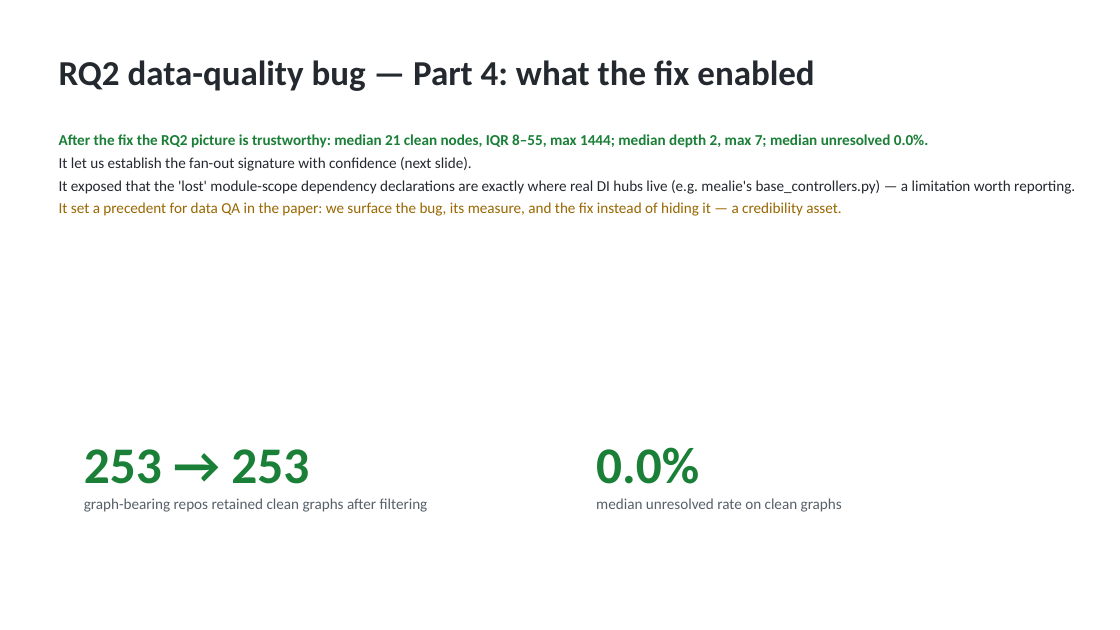
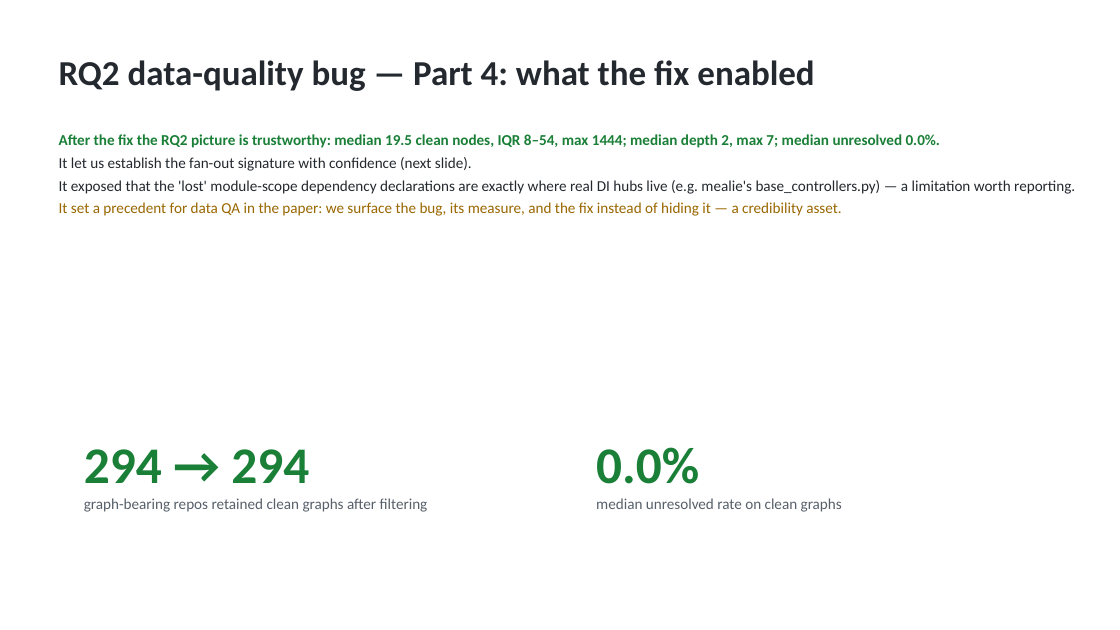
Before and after one commit to codeCrack-01/fastapi-di-empirical-study, a slide deck: slide 18 of analysis/out/fastapi_di_presentation.pptx. Drawn at 1120x630 pixels with LibreOffice and Linux fonts; fonts in the diff are those of the drawing. Boxes give left, top, right and bottom in pixels: in the first picture for what was removed or moved away, otherwise in the second. Text is boxed around its words. In the diff, an @@ line names an element or a change of style, - is before the commit and + after.

```diff
--- a/analysis/out/fastapi_di_presentation.pptx
+++ b/analysis/out/fastapi_di_presentation.pptx
@@ text at (59, 134, 940, 148): text changed @@
-After the fix the RQ2 picture is trustworthy: median 21 clean nodes, IQR 8–55, max 1444; median depth 2, max 7; median unresolved 0.0%.
+After the fix the RQ2 picture is trustworthy: median 19.5 clean nodes, IQR 8–54, max 1444; median depth 2, max 7; median unresolved 0.0%.
@@ text at (84, 449, 309, 483): text changed @@
-253 → 253
+294 → 294
```
Also in this commit, not shown: 19 other slides changed, 29 other files.
